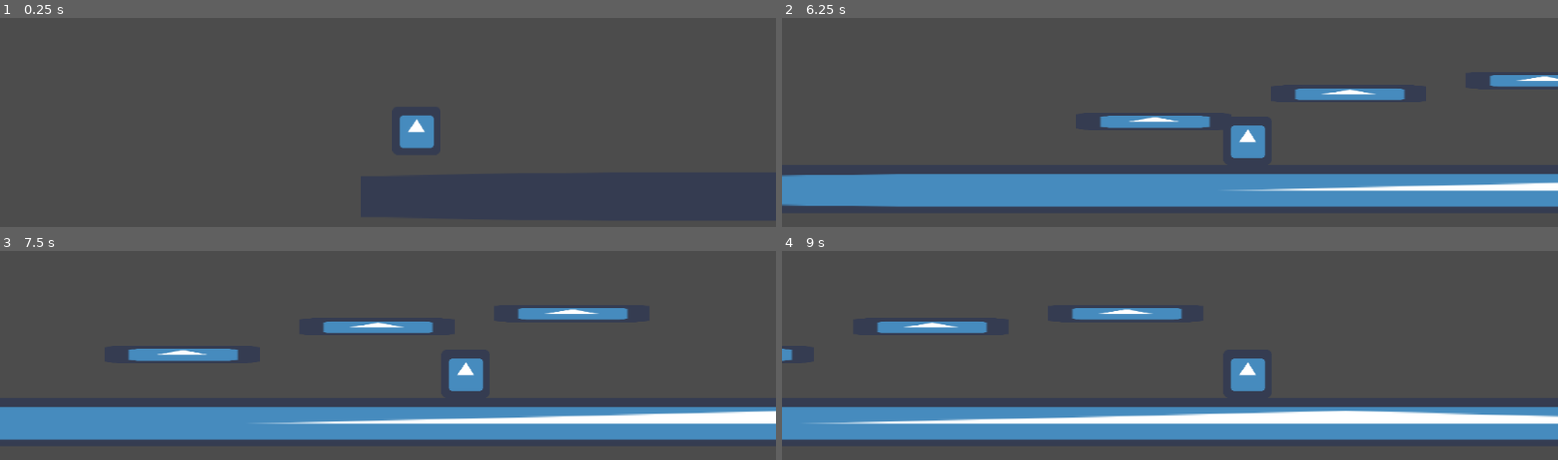
Above: before the commit, frames 1-4 (two rows, left to right).
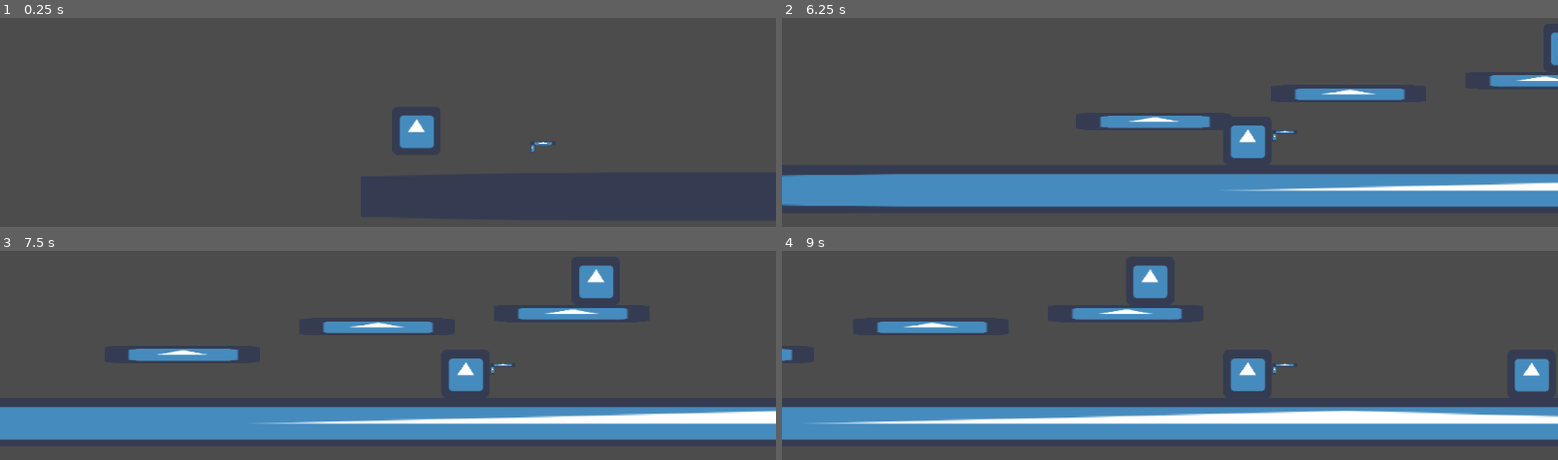
Above: after the commit, the same moments.

Repository: stranker/FasterThanTime
Game: Godot game, scene res://Scene/Test.tscn
The game is run twice, just before and just after one commit, with the same random seed, the same clock (stepped at 60 frames per second) and the same inputs. The engine's default icon, where the game draws it, is replaced by a stand-in: a white triangle on a blue panel in a dark square.
Inputs:
- Up to frame 1 (0.25 s): no input
- Up to frame 2 (6.25 s): no input
- Up to frame 3 (7.5 s): no input
- Up to frame 4 (9 s): no input

The runs differ from the first frame. In frame 1, less than 0.1% of the frame differs, in the area x 68-72%, y 59-65%; in frame 2, 0.2%; in frame 3, 0.7%; in frame 4, 1.5%, in the area x 45-99%, y 6-68%.

Commit message:
Add pistol

Diff:
--- a/Actor/Enemy.tscn
+++ b/Actor/Enemy.tscn
@@ -1,18 +1,50 @@
-[gd_scene load_steps=3 format=2]
+[gd_scene load_steps=5 format=2]
 
 [ext_resource path="res://icon.png" type="Texture" id=1]
+
+[sub_resource type="GDScript" id=2]
+
+resource_name = "Enemy.gd"
+script/source = "extends KinematicBody2D
+
+const GRAVITY = 1400
+var velocity = Vector2()
+
+func _ready():
+	set_physics_process(true)
+	pass
+
+func _physics_process(delta):
+	velocity.y += GRAVITY * delta
+	velocity.y = clamp(velocity.y,0,GRAVITY/2)
+	move_and_slide(velocity,Vector2(0,-1))
+	pass
+
+func _on_DamageArea_body_entered( body ):
+	if body.is_in_group(\"player\"):
+		get_tree().reload_current_scene()
+	pass # replace with function body
+"
 
 [sub_resource type="RectangleShape2D" id=1]
 
 custom_solver_bias = 0.0
 extents = Vector2( 31.9703, 31.7786 )
 
-[node name="Enemy" type="KinematicBody2D"]
+[sub_resource type="CircleShape2D" id=3]
+
+custom_solver_bias = 0.0
+radius = 68.2719
+
+[node name="Enemy" type="KinematicBody2D" groups=[
+"enemy",
+]]
 
 input_pickable = false
 collision_layer = 1
 collision_mask = 1
 collision/safe_margin = 0.08
+script = SubResource( 2 )
 
 [node name="Sprite" type="Sprite" parent="."]
 
@@ -21,3 +53,19 @@
 [node name="CollisionShape2D" type="CollisionShape2D" parent="."]
 
 shape = SubResource( 1 )
+
+[node name="DamageArea" type="Area2D" parent="."]
+
+input_pickable = true
+gravity_vec = Vector2( 0, 1 )
+gravity = 98.0
+linear_damp = 0.1
+angular_damp = 1.0
+audio_bus_override = false
+audio_bus_name = "Master"
+
+[node name="CollisionShape2D" type="CollisionShape2D" parent="DamageArea"]
+
+shape = SubResource( 3 )
+
+[connection signal="body_entered" from="DamageArea" to="." method="_on_DamageArea_body_entered"]
--- a/Actor/Player.tscn
+++ b/Actor/Player.tscn
@@ -12,15 +12,26 @@
 var FLOOR_SPEED = 200
 var AIR_SPEED = 150
 var JUMP = 500
-var bullet_scene = preload(\"res://Object/Bullet.tscn\")
+var curr_weapon = 0
+var weapons = []
 
 func _ready():
 	set_physics_process(true)
 	set_process_input(true)
+	set_process(true)
+	pass
+
+func _process(delta):
+	set_weapon()
 	pass
 
 func _physics_process(delta):
 	move(delta)
+	pass
+
+func set_weapon():
+	if !weapons.empty():
+		weapons[curr_weapon].global_position = get_node(\"GunPos\").global_position
 	pass
 
 func move(delta):
@@ -39,10 +50,13 @@
 	#JUMP
 	if (event.is_action(\"ui_up\") and event.is_pressed() and !event.is_echo() and is_on_floor()):
 		velocity.y = -JUMP
-	if (event.is_action(\"shoot\") and event.is_pressed() and !event.is_echo()):
-		var bullet = bullet_scene.instance()
-		get_tree().get_root().add_child(bullet)
-		bullet.global_position = get_node(\"ShootPos\").global_position
+	if (event.is_action(\"shoot\") and event.is_pressed() and !weapons.empty()):
+		weapons[curr_weapon].shoot()
+	pass
+
+func add_weapon(weap):
+	weapons.append(weap)
+	get_node(\"GunPos\").add_child(weap)
 	pass"
 
 [sub_resource type="CapsuleShape2D" id=2]
@@ -51,7 +65,9 @@
 radius = 22.2194
 height = 20.0
 
-[node name="Player" type="KinematicBody2D"]
+[node name="Player" type="KinematicBody2D" groups=[
+"player",
+]]
 
 input_pickable = false
 collision_layer = 1
@@ -90,6 +106,6 @@
 editor_draw_limits = false
 editor_draw_drag_margin = false
 
-[node name="ShootPos" type="Position2D" parent="."]
+[node name="GunPos" type="Position2D" parent="."]
 
-position = Vector2( 39.0036, -4.75654 )
+position = Vector2( 34.9605, -1.66479 )
--- a/Object/Bullet.tscn
+++ b/Object/Bullet.tscn
@@ -19,6 +19,13 @@
 
 func _on_VisibilityNotifier2D_screen_exited():
 	queue_free()
+	pass # replace with function body
+
+
+func _on_Bullet_body_entered( body ):
+	if (body.is_in_group(\"enemy\")):
+		body.queue_free()
+		queue_free()
 	pass # replace with function body
 "
 
@@ -51,4 +58,6 @@
 
 rect = Rect2( -10, -10, 20, 20 )
 
+[connection signal="body_entered" from="." to="." method="_on_Bullet_body_entered"]
+
 [connection signal="screen_exited" from="VisibilityNotifier2D" to="." method="_on_VisibilityNotifier2D_screen_exited"]
--- /dev/null
+++ b/Object/Pistol.tscn
@@ -0,0 +1,115 @@
+[gd_scene load_steps=4 format=2]
+
+[ext_resource path="res://icon.png" type="Texture" id=1]
+
+[sub_resource type="GDScript" id=1]
+
+resource_name = "Pistol.tscn"
+script/source = "extends Area2D
+
+var bullet_scene = preload(\"res://Object/Bullet.tscn\")
+var canShoot = true
+var magazine = 7
+var clip = magazine
+var taken = false
+var player
+
+func _ready():
+	get_node(\"ShootTime\").wait_time = 0.1
+	get_node(\"ReloadTime\").wait_time = 3
+	set_process(true)
+	pass
+
+func _process(delta):
+	if taken:
+		get_parent().remove_child(self)
+		player.add_weapon(self)
+	pass
+
+func shoot():
+	if(clip > 0):
+		if(canShoot):
+			canShoot = false
+			var b = bullet_scene.instance()
+			get_tree().get_root().add_child(b)
+			b.global_position = get_node(\"ShotPos\").global_position
+			clip -= 1
+			get_node(\"ShootTime\").start()
+	else:
+		get_node(\"ReloadTime\").start()
+	pass
+
+
+func _on_ShootTime_timeout():
+	canShoot = true
+	pass # replace with function body
+
+
+func _on_ReloadTime_timeout():
+	clip = magazine
+	pass # replace with function body
+
+
+func _on_Pistol_body_entered( body ):
+	if body.is_in_group(\"player\"):
+		player = body
+		taken = true
+	pass # replace with function body
+"
+
+[sub_resource type="CircleShape2D" id=2]
+
+custom_solver_bias = 0.0
+radius = 20.8481
+
+[node name="Pistol" type="Area2D"]
+
+input_pickable = true
+gravity_vec = Vector2( 0, 1 )
+gravity = 98.0
+linear_damp = 0.1
+angular_damp = 1.0
+audio_bus_override = false
+audio_bus_name = "Master"
+script = SubResource( 1 )
+
+[node name="Sprite" type="Sprite" parent="."]
+
+position = Vector2( 14.1642, -9.97095 )
+scale = Vector2( 0.517573, 0.0877755 )
+texture = ExtResource( 1 )
+
+[node name="Sprite2" type="Sprite" parent="."]
+
+position = Vector2( 0.525513, -3.48161 )
+scale = Vector2( 0.0781324, 0.199765 )
+texture = ExtResource( 1 )
+
+[node name="ShotPos" type="Position2D" parent="."]
+
+position = Vector2( 31.9624, -10.073 )
+
+[node name="ShootTime" type="Timer" parent="."]
+
+process_mode = 1
+wait_time = 0.2
+one_shot = true
+autostart = false
+
+[node name="ReloadTime" type="Timer" parent="."]
+
+process_mode = 1
+wait_time = 1.0
+one_shot = true
+autostart = false
+
+[node name="CollisionShape2D" type="CollisionShape2D" parent="."]
+
+position = Vector2( 13.5598, -5.81134 )
+shape = SubResource( 2 )
+
+[connection signal="body_entered" from="." to="." method="_on_Pistol_body_entered"]
+
+[connection signal="timeout" from="ShootTime" to="." method="_on_ShootTime_timeout"]
+
+[connection signal="timeout" from="ReloadTime" to="." method="_on_ReloadTime_timeout"]
--- a/Scene/Test.tscn
+++ b/Scene/Test.tscn
@@ -1,7 +1,9 @@
-[gd_scene load_steps=4 format=2]
+[gd_scene load_steps=6 format=2]
 
 [ext_resource path="res://icon.png" type="Texture" id=1]
 [ext_resource path="res://Actor/Player.tscn" type="PackedScene" id=2]
+[ext_resource path="res://Actor/Enemy.tscn" type="PackedScene" id=3]
+[ext_resource path="res://Object/Pistol.tscn" type="PackedScene" id=4]
 
 [sub_resource type="RectangleShape2D" id=1]
 
@@ -100,3 +102,19 @@
 [node name="Player" parent="." instance=ExtResource( 2 )]
 
 position = Vector2( 36.1761, 399.445 )
+
+[node name="Enemy" parent="." instance=ExtResource( 3 )]
+
+position = Vector2( 2198.87, 456.511 )
+
+[node name="Enemy2" parent="." instance=ExtResource( 3 )]
+
+position = Vector2( 1695.42, 283.167 )
+
+[node name="Enemy3" parent="." instance=ExtResource( 3 )]
+
+position = Vector2( 2842.5, 450.481 )
+
+[node name="Pistol" parent="." instance=ExtResource( 4 )]
+
+position = Vector2( 226.504, 472.926 )
